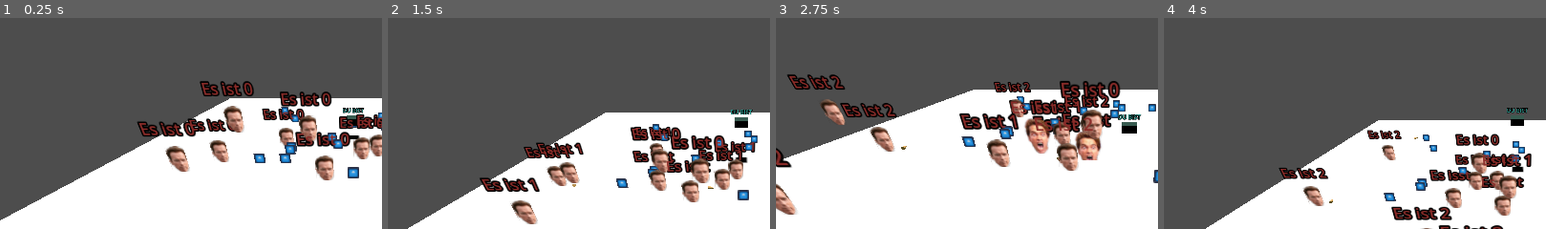
Above: before the commit, frames 1-4 (left to right).
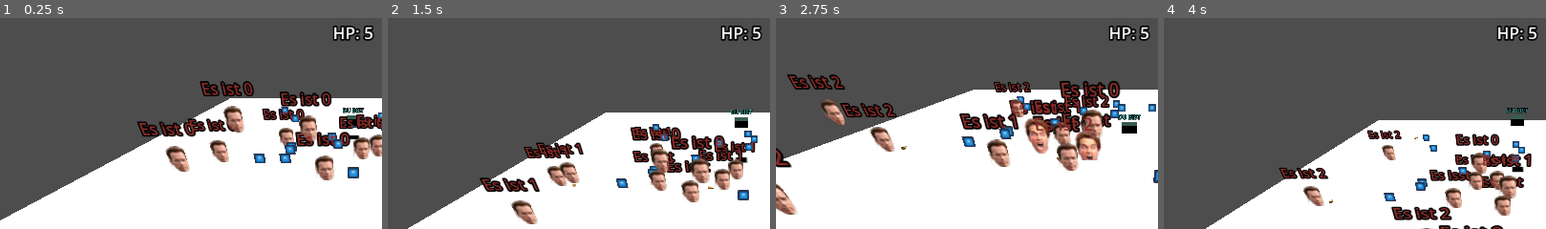
Above: after the commit, the same moments.

Repository: djaessel/godont
Game: Godot game, scene res://main.tscn
Same seed, same stepped clock (60 frames per second), same inputs: the game is played once before the commit and once after it. The engine's default icon, where the game draws it, is replaced by a stand-in: a white triangle on a blue panel in a dark square.
Inputs:
- Up to frame 1 (0.25 s): no input
- Up to frame 2 (1.5 s): hold Right (move_right) 0.53-1.28 s; tap Space (jump) at 0.77 s; hold Down (move_back) from 1.28 s (still down)
- Up to frame 3 (2.75 s): tap Space (jump) at 1.52 s; release Down (move_back) at 2.03 s; hold Right (move_right) from 2.03 s (still down)
- Up to frame 4 (4 s): release Right (move_right) at 2.78 s; hold Up (move_forward) 2.78-3.53 s; tap Space (jump) at 3.02, 3.77 s; hold Left (move_left) from 3.53 s (still down)
The pictures show only the part of the screen within x 4-54%, y 5-54%; the shares and areas given below are measured in that part.

The runs differ from the first frame. In frame 1, 0.6% of the frame differs, in the area x 87-98%, y 3-11%; in frame 2, 0.6%; in frame 3, 0.6%; in frame 4, 0.6%.

Commit message:
health points added

Diff:
--- a/Ground.gd
+++ b/Ground.gd
@@ -69,7 +69,7 @@
 			foodEaten += m.hasEaten
 
 		var player = get_parent().get_node("Player")
-		if player.dead:
+		if player.dead and player.hp > 0:
 			var groundMesh = get_node("SuperMesh")
 			groundMesh.get_active_material(0).albedo_color = Color(0.9, 0.1, 0.1)
 			for m in getAllMobs():
@@ -124,8 +124,9 @@
 			var collision = m.get_slide_collision(index)
 			var body = collision.get_collider()
 			if "Player" in body.name:
-				finish = true
-				player.hit = true
+				player.hit()
+				if player.dead:
+					finish = true
 				m.get_node("Excellent").play()
 			elif "StaticBody3D" in body.name: # check later with sub nodes
 				m.triggerEating = true
@@ -134,8 +135,9 @@
 		var collision = player.get_slide_collision(index)
 		var body = collision.get_collider()
 		if "CharacterBody3D" in body.name: # check later with sub nodes
-			finish = true
-			player.hit = true
+			player.hit()
+			if player.dead:
+				finish = true
 
 
 func checkFinishConditions():
--- a/MyCam.gd
+++ b/MyCam.gd
@@ -14,9 +14,12 @@
 func _process(_delta):
 	var player = get_parent().get_node("Player")
 	var ground = get_parent().get_node("Ground")
-	if not player.dead and not player.hit and not ground.finish:
+	var hpText = self.get_node("hp_text")
+	if not player.dead and not ground.finish:
 		position.x = player.position.x
 		position.y = player.position.y + differ * 2
+		hpText.text = "HP: " + str(player.hp)
 	else:
 		position.x = 0
 		position.y = 12
+		hpText.visible = false
--- a/bullet.gd
+++ b/bullet.gd
@@ -8,8 +8,9 @@
 
 func _on_Area_body_entered(body:Node) -> void:
 	if "Player" in body.name:
-		get_parent().get_node("hit").play()
-		body.hit = true
+		body.hit()
+		if body.dead:
+			get_parent().get_node("hit").play()
 
 # Called every frame. 'delta' is the elapsed time since the previous frame.
 func _process(_delta):
--- a/main.tscn
+++ b/main.tscn
@@ -45,6 +45,11 @@
 transform = Transform3D(1, 0, 0, 0, 0.848048, 0.529919, 0, -0.529919, 0.848048, 0, 8, 42)
 script = ExtResource("3_plwtd")
 
+[node name="hp_text" type="Label3D" parent="MyCam"]
+transform = Transform3D(1, 0, 0, 0, 1, 0, 0, 0, 1, 0, 8.55724, -13.6944)
+pixel_size = 0.025
+text = "HP: 1"
+
 [node name="FinishLabel" type="Label3D" parent="."]
 transform = Transform3D(1, 0, 0, 0, 1, 0, 0, 0, 1, 0, 9.58344, 0)
 pixel_size = 0.05
--- a/player.gd
+++ b/player.gd
@@ -6,8 +6,8 @@
 @export var fall_acceleration = 75
 # Player should be dead when true
 @export var dead = false
-# Player got hit or died
-@export var hit = false
+# player health points
+@export var hp = 5
 
 var target_velocity = Vector3.ZERO
 
@@ -63,7 +63,17 @@
 		get_parent().add_child(spawnNewX)
 
 
+func handleHP():
+	if self.hp <= 0:
+		self.dead = true
+
+
+func hit():
+	self.hp -= 1
+
+
 func _physics_process(delta):
 	if not get_parent().get_node("Ground").finish:
 		#handleEating()
+		handleHP()
 		movement(delta)
